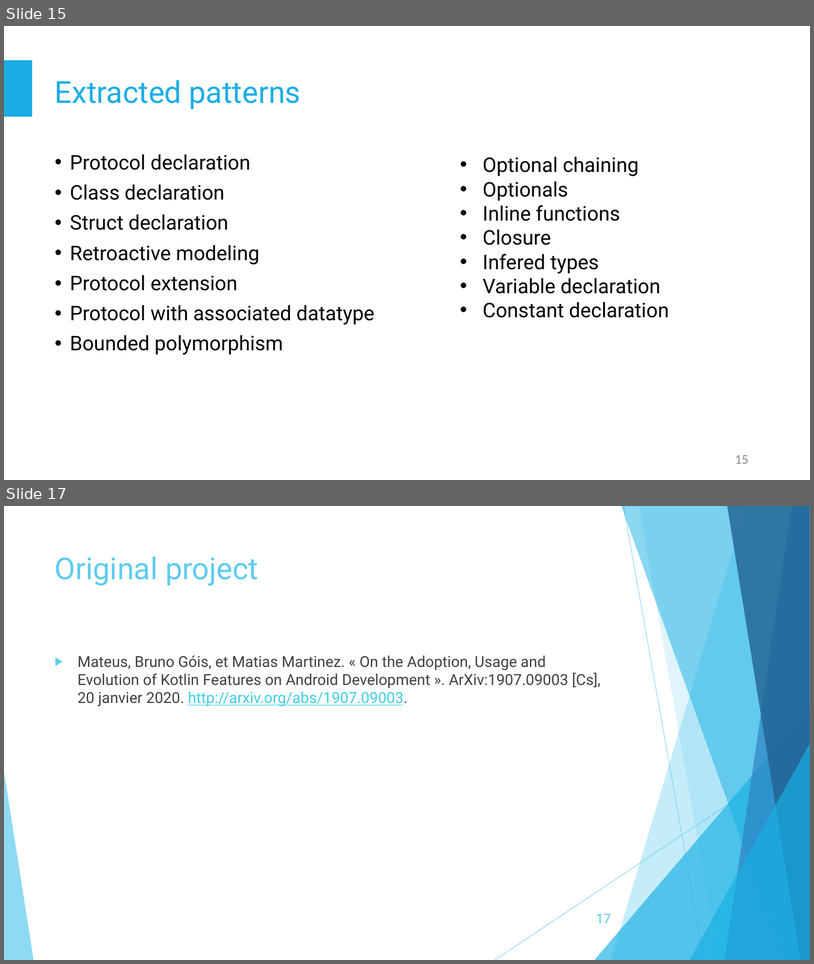
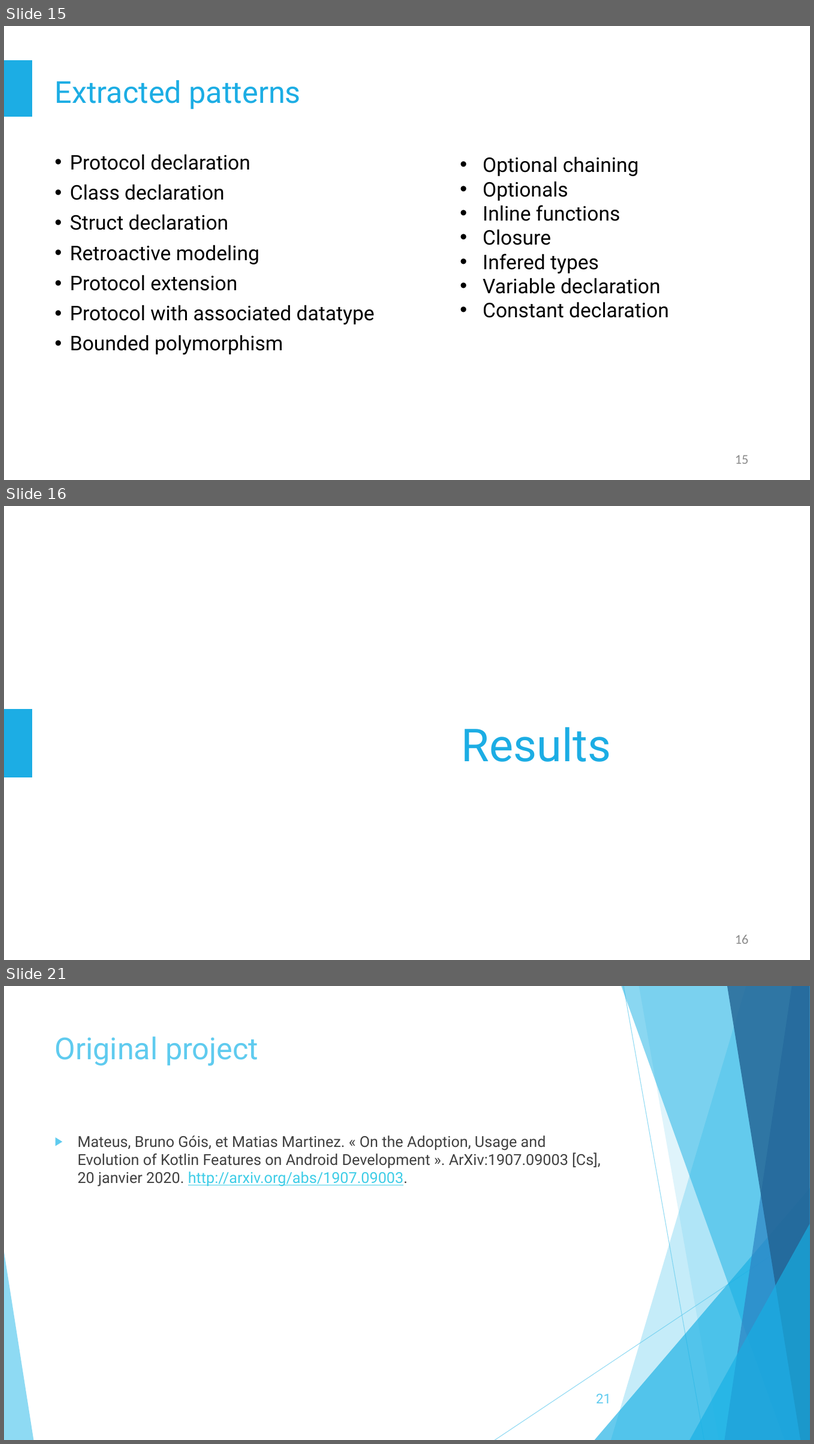
Before and after one commit to staufga0/Pattern-extraction-swift, a slide deck: presentation/Pattern Extraction Final.pptx. Shown one above the other, each under a label of ours: slides 15 and 17 before the commit, slides 15, 16 and 21 after it; the slides between them are not shown. The pictures are 814x964 and 814x1444 pixels, drawn with LibreOffice and Linux fonts; fonts in the diff are those of the drawing. Boxes give left, top, right and bottom in pixels: in the first picture for what was removed or moved away, otherwise in the second. Text is boxed around its words. In the diff, an @@ line names an element or a change of style, - is before the commit and + after.

```diff
--- a/presentation/Pattern Extraction Final.pptx
+++ b/presentation/Pattern Extraction Final.pptx
@@ slide 16 added at <box>4,506,810,960</box>, background #FFFFFF @@
@@ rectangle added at <box>4,709,32,777</box>, fill #1CADE4, outline #1CADE4 1 pt @@
@@ title added at <box>462,727,611,762</box>, 54 pt, text #1CADE4 @@
+Results
@@ page number added at <box>735,934,749,943</box>, 16 pt, text #8C8C8C @@
+16
@@ what was slide 17 is now slide 21 @@
@@ page number at <box>596,1393,611,1403</box>: text changed @@
-17
+21
```
Also in this commit, not shown: 1 slide changed, 4 other slides added, 1 slide removed.
